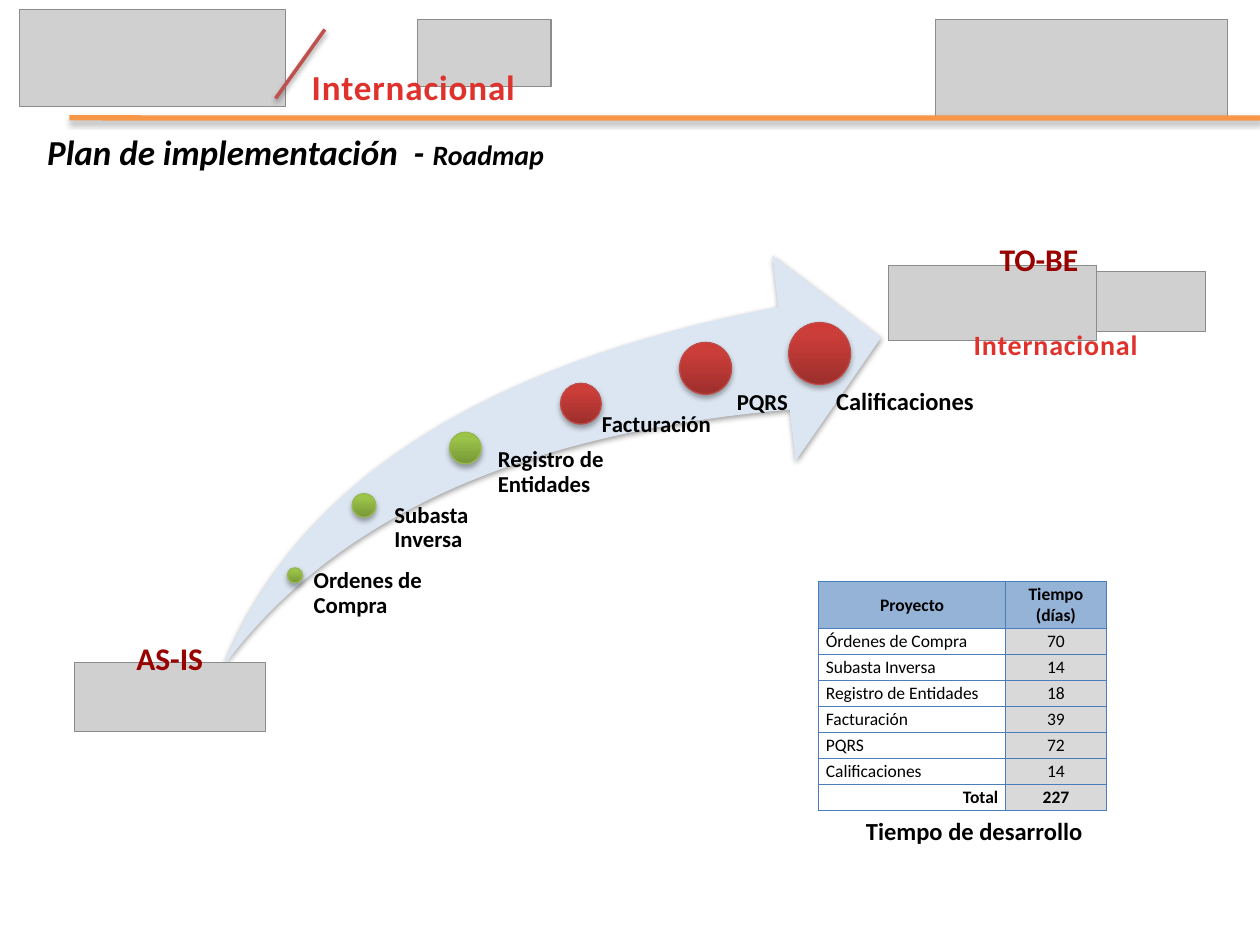
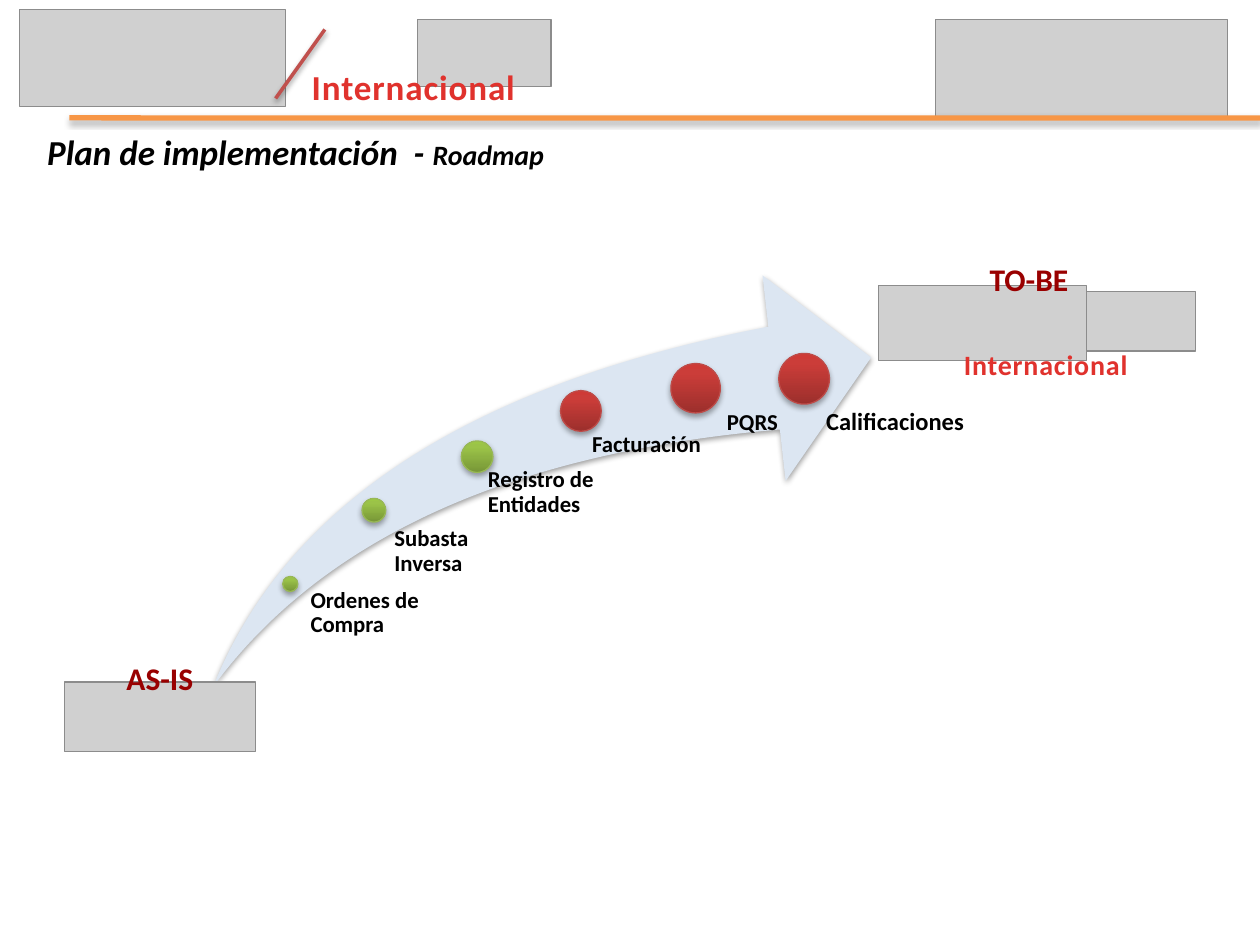
Before and after one commit to leseroth/ingenium-managment, a slide deck: slide 21 of CSOF5200 Proyecto 2/0727PresentacionIngenium.pptx (slide 20 before the commit). Drawn at 1260x945 pixels with LibreOffice and Linux fonts; fonts in the diff are those of the drawing; grey boxes stand for pictures. Boxes give left, top, right and bottom in pixels: in the first picture for what was removed or moved away, otherwise in the second. Text is boxed around its words. In the diff, an @@ line names an element or a change of style, - is before the commit and + after.

```diff
--- a/CSOF5200 Proyecto 2/0727PresentacionIngenium.pptx
+++ b/CSOF5200 Proyecto 2/0727PresentacionIngenium.pptx
@@ 7 texts, 3 pictures, 1 swoosh arrow: place and size @@
-7 texts, 3 pictures, 1 swoosh arrow at bbox=[74, 245, 1206, 732]
+7 texts, 3 pictures, 1 swoosh arrow at bbox=[64, 265, 1196, 751]
@@ ellipse: place and size @@
-ellipse at bbox=[789, 323, 850, 384]
+ellipse at bbox=[779, 354, 829, 404]
@@ ellipse: place and size @@
-ellipse at bbox=[679, 343, 731, 394]
+ellipse at bbox=[672, 364, 721, 413]
@@ ellipse: place and size @@
-ellipse at bbox=[561, 383, 601, 423]
+ellipse at bbox=[561, 391, 601, 431]
@@ ellipse: place and size @@
-ellipse at bbox=[450, 432, 481, 464]
+ellipse at bbox=[461, 441, 493, 472]
@@ ellipse: place and size @@
-ellipse at bbox=[353, 494, 377, 518]
+ellipse at bbox=[362, 499, 386, 523]
@@ text "Subasta Inversa": place and size @@
-text "Subasta Inversa" at bbox=[394, 504, 468, 547]
+text "Subasta Inversa" at bbox=[394, 527, 468, 571]
@@ ellipse: place and size @@
-ellipse at bbox=[287, 568, 302, 583]
+ellipse at bbox=[282, 576, 297, 591]
@@ text "Ordenes de Compra" rewrapped from bbox=[314, 569, 422, 617] to bbox=[311, 592, 419, 636] @@
@@ table removed at bbox=[819, 582, 1106, 810], 8 rows, 2 columns @@
-Proyecto | Tiempo (días)
-Órdenes de Compra | 70
-Subasta Inversa | 14
-Registro de Entidades | 18
-Facturación | 39
-PQRS | 72
-Calificaciones | 14
-Total | 227
@@ text removed at bbox=[866, 822, 1082, 844] @@
-Tiempo de desarrollo
```
Also in this commit, not shown: 3 other slides changed, 4 slides added.
